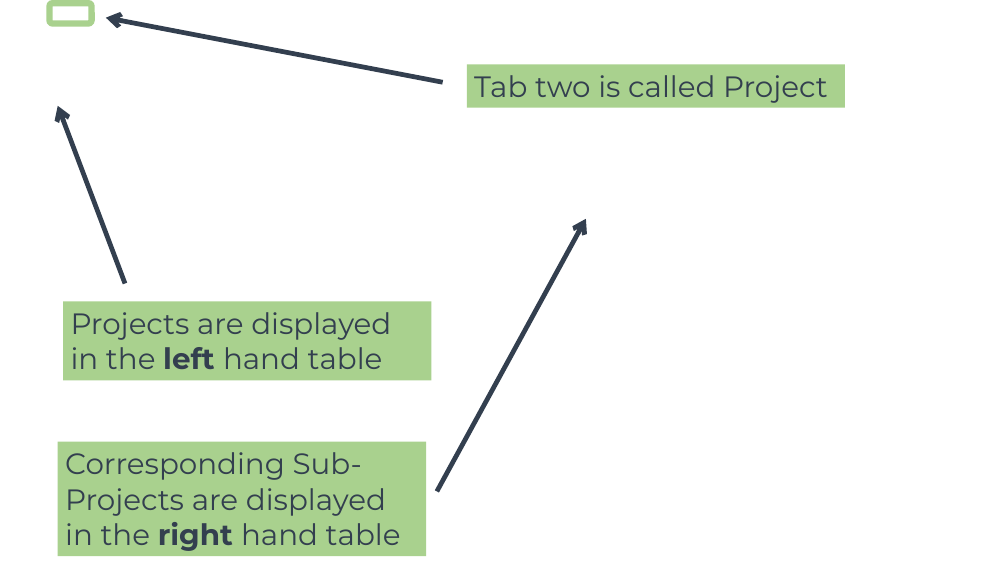
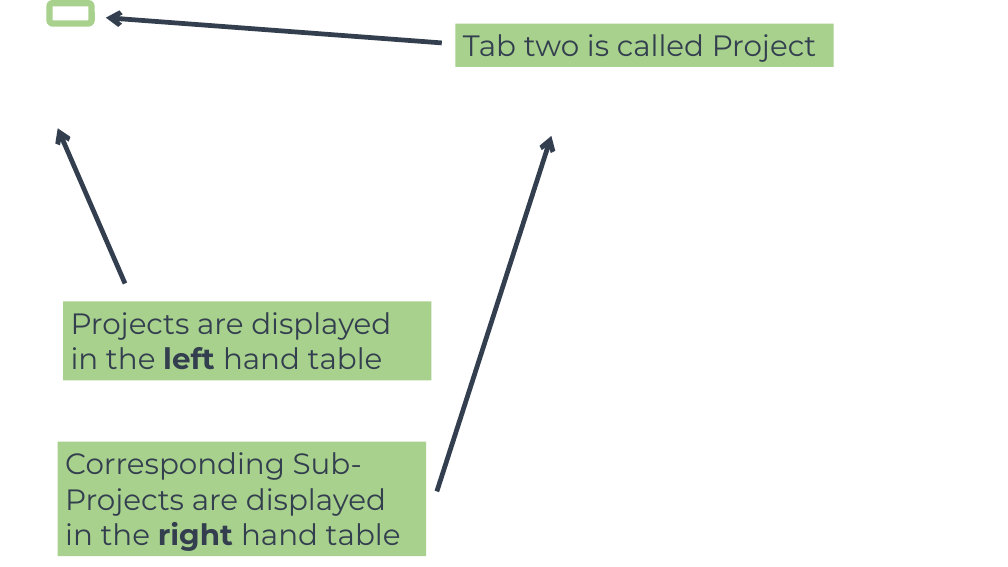
Before and after one commit to joshuawootonn/time-track, a slide deck: slide 7 of Instructions/Admin Presentation.pptx. Drawn at 1008x567 pixels with LibreOffice and Linux fonts; fonts in the diff are those of the drawing; background and template pictures are left out. Boxes give left, top, right and bottom in pixels: in the first picture for what was removed or moved away, otherwise in the second. Text is boxed around its words. In the diff, an @@ line names an element or a change of style, - is before the commit and + after.

```diff
--- a/Instructions/Admin Presentation.pptx
+++ b/Instructions/Admin Presentation.pptx
@@ arrow moved from (443, 82) - (106, 17) to (442, 43) - (106, 17) @@
@@ rectangle "Tab two is called Project" moved from (x1=467, y1=64, x2=845, y2=107) to (x1=455, y1=23, x2=833, y2=67) @@
@@ arrow moved from (125, 284) - (57, 106) to (125, 284) - (57, 129) @@
@@ arrow moved from (437, 492) - (586, 219) to (437, 492) - (551, 136) @@
```
Also in this commit, not shown: 11 other slides changed, 1 slide removed, 7 other files.
